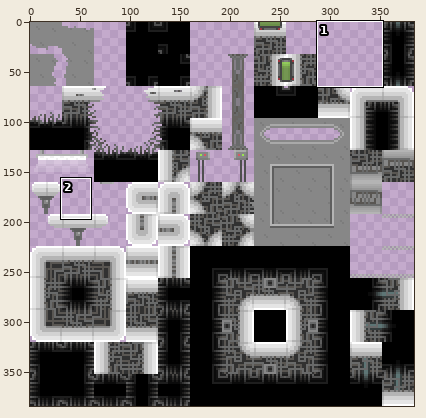
Sprite sheet, stored at walls-and-floor.png. Above: a wide view before the commit, with the close-up outlined.
Close-up. Before:
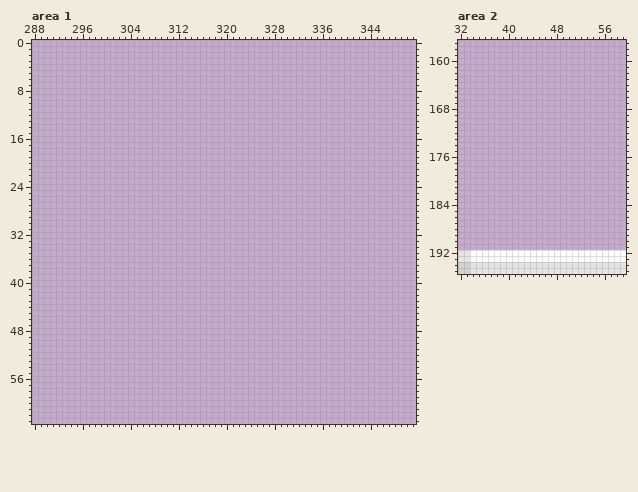
The file is 384x384 pixels. Pixels under 10% opacity are left out. Colours within 5 levels of each other are drawn and written as one. Shown: area 1: x 288..351, y 0..63; area 2: x 32..59, y 157..195. The commit also changed other parts of the picture, which this record leaves out.
Now the later version:
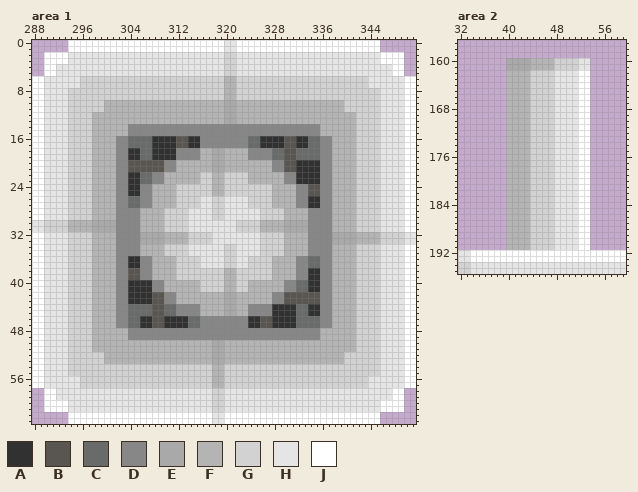
Palette (. is transparent): A #313131  B #595652  C #696a6a  D #878787  E #a9a9a9  F #b4b4b4  G #d2d2d2  H #e5e5e5  J #ffffff
From old to new:
Changed rows in their new state; - is an unchanged pixel.
Area 1:
first column x 288:
 0 ------JJJJJJJJJJJJJJJJJJJJJJJJJJHHJJJJJJJJJJJJJJJJJJJJJJJJ------
 1 ------JJJJJJJJJJJJJJJJJJJJJJJJJJHHJJJJJJJJJJJJJJJJJJJJJJJJ------
 2 --JJJJHHHHHHHHHHHHHHHHHHHHHHHHHHGGHHHHHHHHHHHHHHHHHHHHHHHHJJJJ--
 3 --JJJJHHHHHHHHHHHHHHHHHHHHHHHHHHGGHHHHHHHHHHHHHHHHHHHHHHHHJJJJ--
 4 --JJHHHHHHHHHHHHHHHHHHHHHHHHHHHHGGHHHHHHHHHHHHHHHHHHHHHHHHHHJJ--
 5 --JJHHHHHHHHHHHHHHHHHHHHHHHHHHHHGGHHHHHHHHHHHHHHHHHHHHHHHHHHJJ--
 6 JJHHHHHHGGGGGGGGGGGGGGGGGGGGGGGGFFGGGGGGGGGGGGGGGGGGGGGGHHHHHHJJ
 7 JJHHHHHHGGGGGGGGGGGGGGGGGGGGGGGGFFGGGGGGGGGGGGGGGGGGGGGGHHHHHHJJ
 8 JJHHHHGGGGGGGGGGGGGGGGGGGGGGGGGGFFGGGGGGGGGGGGGGGGGGGGGGGGHHHHJJ
 9 JJHHHHGGGGGGGGGGGGGGGGGGGGGGGGGGFFGGGGGGGGGGGGGGGGGGGGGGGGHHHHJJ
10 JJHHHHGGGGGGFFFFFFFFFFFFFFFFFFFFEEFFFFFFFFFFFFFFFFFFGGGGGGHHHHJJ
11 JJHHHHGGGGGGFFFFFFFFFFFFFFFFFFFFEEFFFFFFFFFFFFFFFFFFGGGGGGHHHHJJ
12 JJHHHHGGGGFFFFFFFFFFFFFFFFFFFFFFEEFFFFFFFFFFFFFFFFFFFFGGGGHHHHJJ
13 JJHHHHGGGGFFFFFFFFFFFFFFFFFFFFFFEEFFFFFFFFFFFFFFFFFFFFGGGGHHHHJJ
14 JJHHHHGGGGFFFFFFDDDDDDDDDDDDDDDDDDDDDDDDDDDDDDDDFFFFFFGGGGHHHHJJ
15 JJHHHHGGGGFFFFFFDDDDDDDDDDDDDDDDDDDDDDDDDDDDDDDDFFFFFFGGGGHHHHJJ
16 JJHHHHGGGGFFFFDDCCCCAAAABBAADDDDDDDDCCAAAABBAACCDDFFFFGGGGHHHHJJ
17 JJHHHHGGGGFFFFDDCCCCAAAABBAADDDDDDDDCCAAAABBAACCDDFFFFGGGGHHHHJJ
18 JJHHHHGGGGFFFFDDAACCAAAADDDDFFEEFFFFDDDDCCBBCCCCDDFFFFGGGGHHHHJJ
19 JJHHHHGGGGFFFFDDAACCAAAADDDDFFEEFFFFDDDDCCBBCCCCDDFFFFGGGGHHHHJJ
20 JJHHHHGGGGFFFFDDBBBBBBDDFFFFFFEEFFFFFFFFDDBBAAAADDFFFFGGGGHHHHJJ
21 JJHHHHGGGGFFFFDDBBBBBBDDFFFFFFEEFFFFFFFFDDBBAAAADDFFFFGGGGHHHHJJ
22 JJHHHHGGGGFFFFDDAACCDDFFFFFFGGFFGGGGFFFFFFDDAAAADDFFFFGGGGHHHHJJ
23 JJHHHHGGGGFFFFDDAACCDDFFFFFFGGFFGGGGFFFFFFDDAAAADDFFFFGGGGHHHHJJ
24 JJHHHHGGGGFFFFDDAADDFFFFGGGGGGFFGGGGGGGGFFFFDDBBDDFFFFGGGGHHHHJJ
25 JJHHHHGGGGFFFFDDAADDFFFFGGGGGGFFGGGGGGGGFFFFDDBBDDFFFFGGGGHHHHJJ
26 JJHHHHGGGGFFFFDDCCDDFFFFGGGGHHGGHHHHGGGGFFFFDDAADDFFFFGGGGHHHHJJ
27 JJHHHHGGGGFFFFDDCCDDFFFFGGGGHHGGHHHHGGGGFFFFDDAADDFFFFGGGGHHHHJJ
28 JJHHHHGGGGFFFFDDDDFFFFGGGGHHHHGGHHHHHHGGGGFFFFDDDDFFFFGGGGHHHHJJ
29 JJHHHHGGGGFFFFDDDDFFFFGGGGHHHHGGHHHHHHGGGGFFFFDDDDFFFFGGGGHHHHJJ
30 HHGGGGFFFFEEEEDDDDFFFFGGGGHHHHHHHHGGGGFFFFEEEEDDDDFFFFGGGGHHHHJJ
31 HHGGGGFFFFEEEEDDDDFFFFGGGGHHHHHHHHGGGGFFFFEEEEDDDDFFFFGGGGHHHHJJ
32 JJHHHHGGGGFFFFDDDDEEEEFFFFGGGGHHHHHHHHGGGGFFFFDDDDEEEEFFFFGGGGHH
33 JJHHHHGGGGFFFFDDDDEEEEFFFFGGGGHHHHHHHHGGGGFFFFDDDDEEEEFFFFGGGGHH
34 JJHHHHGGGGFFFFDDDDFFFFGGGGHHHHHHGGHHHHGGGGFFFFDDDDFFFFGGGGHHHHJJ
35 JJHHHHGGGGFFFFDDDDFFFFGGGGHHHHHHGGHHHHGGGGFFFFDDDDFFFFGGGGHHHHJJ
36 JJHHHHGGGGFFFFDDAADDFFFFGGGGHHHHGGHHGGGGFFFFDDCCDDFFFFGGGGHHHHJJ
37 JJHHHHGGGGFFFFDDAADDFFFFGGGGHHHHGGHHGGGGFFFFDDCCDDFFFFGGGGHHHHJJ
38 JJHHHHGGGGFFFFDDBBDDFFFFGGGGGGGGFFGGGGGGFFFFDDAADDFFFFGGGGHHHHJJ
39 JJHHHHGGGGFFFFDDBBDDFFFFGGGGGGGGFFGGGGGGFFFFDDAADDFFFFGGGGHHHHJJ
40 JJHHHHGGGGFFFFDDAAAADDFFFFFFGGGGFFGGFFFFFFDDCCAADDFFFFGGGGHHHHJJ
41 JJHHHHGGGGFFFFDDAAAADDFFFFFFGGGGFFGGFFFFFFDDCCAADDFFFFGGGGHHHHJJ
42 JJHHHHGGGGFFFFDDAAAABBDDFFFFFFFFEEFFFFFFDDBBBBBBDDFFFFGGGGHHHHJJ
43 JJHHHHGGGGFFFFDDAAAABBDDFFFFFFFFEEFFFFFFDDBBBBBBDDFFFFGGGGHHHHJJ
44 JJHHHHGGGGFFFFDDCCCCBBCCDDDDFFFFEEFFDDDDAAAACCAADDFFFFGGGGHHHHJJ
45 JJHHHHGGGGFFFFDDCCCCBBCCDDDDFFFFEEFFDDDDAAAACCAADDFFFFGGGGHHHHJJ
46 JJHHHHGGGGFFFFDDCCAABBAAAACCDDDDDDDDAABBAAAACCCCDDFFFFGGGGHHHHJJ
47 JJHHHHGGGGFFFFDDCCAABBAAAACCDDDDDDDDAABBAAAACCCCDDFFFFGGGGHHHHJJ
48 JJHHHHGGGGFFFFFFDDDDDDDDDDDDDDDDDDDDDDDDDDDDDDDDFFFFFFGGGGHHHHJJ
49 JJHHHHGGGGFFFFFFDDDDDDDDDDDDDDDDDDDDDDDDDDDDDDDDFFFFFFGGGGHHHHJJ
50 JJHHHHGGGGFFFFFFFFFFFFFFFFFFFFEEFFFFFFFFFFFFFFFFFFFFFFGGGGHHHHJJ
51 JJHHHHGGGGFFFFFFFFFFFFFFFFFFFFEEFFFFFFFFFFFFFFFFFFFFFFGGGGHHHHJJ
52 JJHHHHGGGGGGFFFFFFFFFFFFFFFFFFEEFFFFFFFFFFFFFFFFFFFFGGGGGGHHHHJJ
53 JJHHHHGGGGGGFFFFFFFFFFFFFFFFFFEEFFFFFFFFFFFFFFFFFFFFGGGGGGHHHHJJ
54 JJHHHHGGGGGGGGGGGGGGGGGGGGGGGGFFGGGGGGGGGGGGGGGGGGGGGGGGGGHHHHJJ
55 JJHHHHGGGGGGGGGGGGGGGGGGGGGGGGFFGGGGGGGGGGGGGGGGGGGGGGGGGGHHHHJJ
56 JJHHHHHHGGGGGGGGGGGGGGGGGGGGGGFFGGGGGGGGGGGGGGGGGGGGGGGGHHHHHHJJ
57 JJHHHHHHGGGGGGGGGGGGGGGGGGGGGGFFGGGGGGGGGGGGGGGGGGGGGGGGHHHHHHJJ
58 --JJHHHHHHHHHHHHHHHHHHHHHHHHHHGGHHHHHHHHHHHHHHHHHHHHHHHHHHHHJJ--
59 --JJHHHHHHHHHHHHHHHHHHHHHHHHHHGGHHHHHHHHHHHHHHHHHHHHHHHHHHHHJJ--
60 --JJJJHHHHHHHHHHHHHHHHHHHHHHHHGGHHHHHHHHHHHHHHHHHHHHHHHHHHJJJJ--
61 --JJJJHHHHHHHHHHHHHHHHHHHHHHHHGGHHHHHHHHHHHHHHHHHHHHHHHHHHJJJJ--
62 ------JJJJJJJJJJJJJJJJJJJJJJJJHHJJJJJJJJJJJJJJJJJJJJJJJJJJ------
63 ------JJJJJJJJJJJJJJJJJJJJJJJJHHJJJJJJJJJJJJJJJJJJJJJJJJJJ------
Area 2:
first column x 40:
160 EEEEFFFFGGGGHH
161 EEEEFFFFGGGGHH
162 FFFFGGGGHHHHJJ
163 FFFFGGGGHHHHJJ
164 FFFFGGGGHHHHJJ
165 FFFFGGGGHHHHJJ
166 FFFFGGGGHHHHJJ
167 FFFFGGGGHHHHJJ
168 FFFFGGGGHHHHJJ
169 FFFFGGGGHHHHJJ
170 FFFFGGGGHHHHJJ
171 FFFFGGGGHHHHJJ
172 FFFFGGGGHHHHJJ
173 FFFFGGGGHHHHJJ
174 FFFFGGGGHHHHJJ
175 FFFFGGGGHHHHJJ
176 FFFFGGGGHHHHJJ
177 FFFFGGGGHHHHJJ
178 FFFFGGGGHHHHJJ
179 FFFFGGGGHHHHJJ
180 FFFFGGGGHHHHJJ
181 FFFFGGGGHHHHJJ
182 FFFFGGGGHHHHJJ
183 FFFFGGGGHHHHJJ
184 FFFFGGGGHHHHJJ
185 FFFFGGGGHHHHJJ
186 FFFFGGGGHHHHJJ
187 FFFFGGGGHHHHJJ
188 FFFFGGGGHHHHJJ
189 FFFFGGGGHHHHJJ
190 FFFFGGGGHHHHJJ
191 FFFFGGGGHHHHJJ
Pixel boxes of the changes (left, top, right, bottom) in both close-ups:
added: (32, 40, 416, 424)
added: (506, 58, 590, 250)
